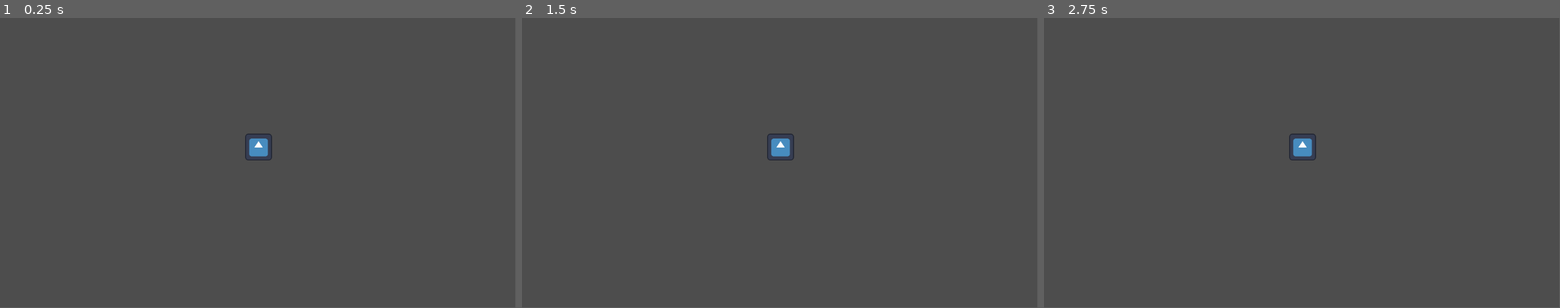
Above: before the commit, frames 1-3 (left to right).
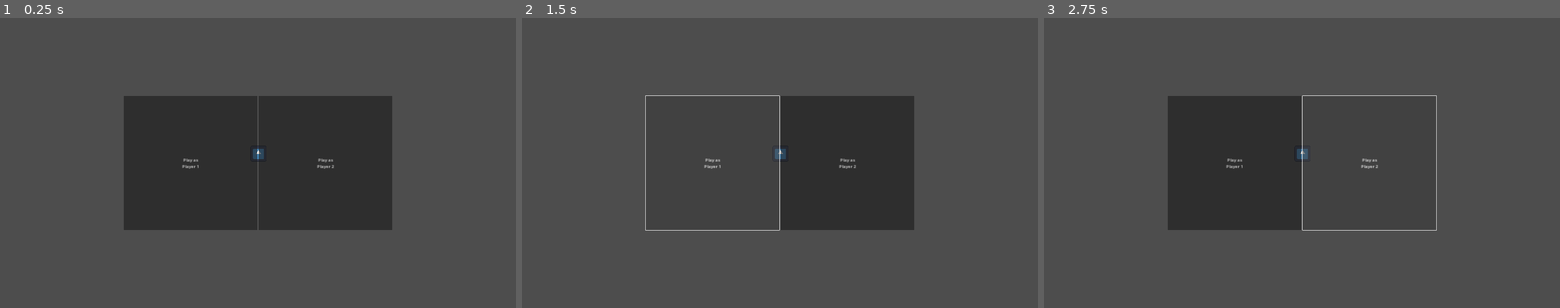
Above: after the commit, the same moments.

Repository: LeonMatthes/ggj25-info-bubble-platformer
Game: Godot game, scene res://levels/Leon.tscn
Same seed, same stepped clock (60 frames per second), same inputs: the game is played once before the commit and once after it. The project has no main scene, so this scene is started directly. The engine's default icon, where the game draws it, is replaced by a stand-in: a white triangle on a blue panel in a dark square.
Inputs (mouse positions are in pixels of both pictures, inside the frame that each line leads up to):
- Up to frame 1 (0.25 s): no input
- Up to frame 2 (1.5 s): click (712, 163) at 0.5 s, where only the run after the commit has a clickable "Play as Player 1"; click (712, 163) at 1.25 s, where only the run after the commit has a clickable "Play as Player 1"
- Up to frame 3 (2.75 s): click (1369, 163) at 2 s, where only the run after the commit has a clickable "Play as Player 2"
In our replay, the window is 799x449 before the commit and 800x450 after it. These sizes can differ from the game's own. Grey fills any space a smaller window leaves; there, only what the larger window draws over its background counts as a difference.

The runs differ from the first frame. In frame 1, 24% of the frame differs, in the area x 24-76%, y 26-74%; in frame 2, 12%; in frame 3, 12%.

Commit message:
Add global for player selection

Diff:
--- /dev/null
+++ b/Menus/PlayerSelect.tscn
@@ -0,0 +1,37 @@
+[gd_scene load_steps=2 format=3 uid="uid://bvemdvd26ptkp"]
+
+[ext_resource type="Script" path="res://scripts/player_select.gd" id="1_cp0iy"]
+
+[node name="PlayerSelect" type="Node2D"]
+script = ExtResource("1_cp0iy")
+
+[node name="Camera2D" type="Camera2D" parent="."]
+
+[node name="HBoxContainer" type="HBoxContainer" parent="."]
+offset_left = -500.0
+offset_top = -250.0
+offset_right = 500.0
+offset_bottom = 250.0
+
+[node name="Player1" type="VBoxContainer" parent="HBoxContainer"]
+layout_mode = 2
+size_flags_horizontal = 3
+
+[node name="Button" type="Button" parent="HBoxContainer/Player1"]
+layout_mode = 2
+size_flags_vertical = 3
+text = "Play as
+Player 1"
+
+[node name="Player2" type="VBoxContainer" parent="HBoxContainer"]
+layout_mode = 2
+size_flags_horizontal = 3
+
+[node name="Button2" type="Button" parent="HBoxContainer/Player2"]
+layout_mode = 2
+size_flags_vertical = 3
+text = "Play as
+Player 2"
+
+[connection signal="pressed" from="HBoxContainer/Player1/Button" to="." method="_on_player_1_selected"]
+[connection signal="pressed" from="HBoxContainer/Player2/Button2" to="." method="_on_player_2_selected"]
--- a/levels/Leon.tscn
+++ b/levels/Leon.tscn
@@ -1,6 +1,7 @@
-[gd_scene load_steps=2 format=3 uid="uid://j1lr5u4rn2ss"]
+[gd_scene load_steps=3 format=3 uid="uid://j1lr5u4rn2ss"]
 
 [ext_resource type="Texture2D" uid="uid://c1tk2r102jcw2" path="res://icon.svg" id="1_u4fkx"]
+[ext_resource type="PackedScene" uid="uid://bvemdvd26ptkp" path="res://Menus/PlayerSelect.tscn" id="2_6p444"]
 
 [node name="Leon" type="Node2D"]
 
@@ -10,3 +11,5 @@
 position = Vector2(2, -35)
 scale = Vector2(0.46875, 0.46875)
 texture = ExtResource("1_u4fkx")
+
+[node name="PlayerSelect" parent="." instance=ExtResource("2_6p444")]
--- a/levels/Rob.tscn
+++ b/levels/Rob.tscn
@@ -7,6 +7,6 @@
 [node name="Camera2D" type="Camera2D" parent="."]
 
 [node name="Icon" type="Sprite2D" parent="."]
-position = Vector2(2, -35)
+position = Vector2(0, -31)
 scale = Vector2(0.46875, 0.46875)
 texture = ExtResource("1_436n4")
--- a/project.godot
+++ b/project.godot
@@ -14,6 +14,16 @@
 config/features=PackedStringArray("4.3", "GL Compatibility")
 config/icon="res://icon.svg"
 
+[autoload]
+
+Globals="*res://scripts/globals.gd"
+
+[display]
+
+window/size/viewport_width=1920
+window/size/viewport_height=1080
+window/stretch/mode="canvas_items"
+
 [rendering]
 
 renderer/rendering_method="gl_compatibility"
--- /dev/null
+++ b/scripts/globals.gd
@@ -0,0 +1,3 @@
+extends Node
+
+var is_player_1 := true
--- /dev/null
+++ b/scripts/player_select.gd
@@ -0,0 +1,9 @@
+extends Node2D
+
+
+
+func _on_player_1_selected() -> void:
+	Globals.is_player_1 = true
+
+func _on_player_2_selected() -> void:
+	Globals.is_player_1 = false
